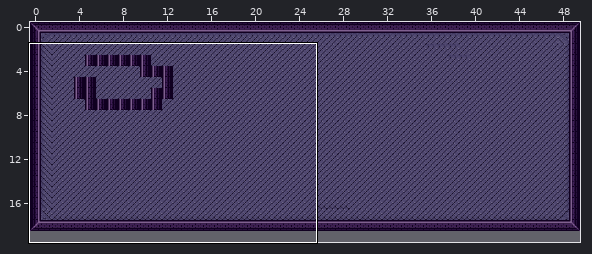
A Tiled map (JSON) gets an edit: data/tiled/maps/test_map_1.json. The picture above shows the old version from afar; the outline marks the close-up.
Close-up. Before:
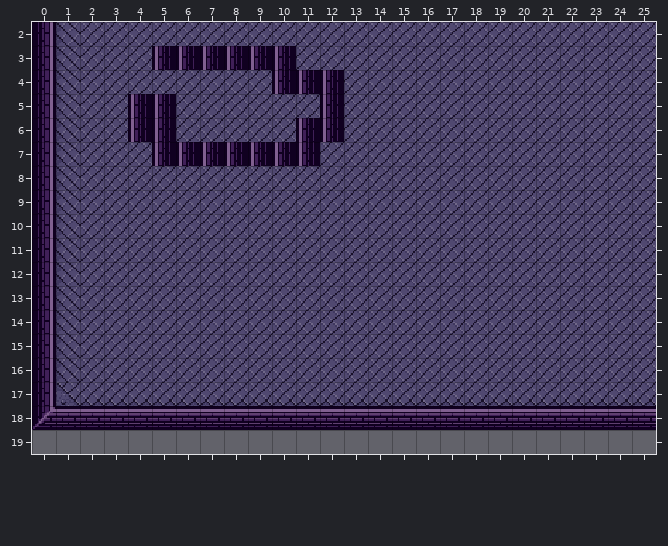
Cells are 16x16 px. Shown: x 0..25, y 2..19. The commit also changed other parts of the map, which this record leaves out.
After:
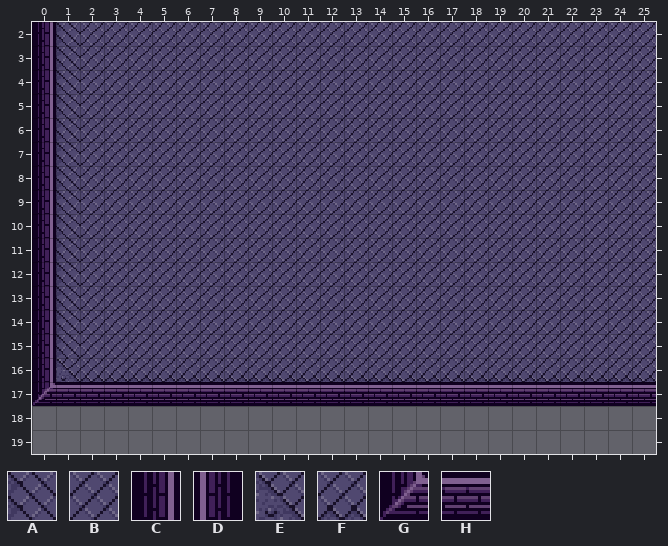
Key: from "proto_dungeon": A 8, B 9, C 13, D 15, E 16, F 17, G 21, H 22.
_ is an empty cell, . an unchanged one.
The edit:
--- layer "Tile Layer 1"
@@ x 4..12 @@
- 3 .DDDDDD..
- 4 ......DDD
- 5 DD......D
- 6 DD.....DD
- 7 .DDDDDDD.
+ 3 .BBBBBB..
+ 4 ......BBB
+ 5 BB......B
+ 6 BB.....BB
+ 7 .BBBBBBB.
@@ x 0..25 @@
-16 .ABBBBBBBBBBBBBBBBBBBBBBBB
-17 CEFFFFFFFFFFFFFFFFFFFFFFFF
-18 GHHHHHHHHHHHHHHHHHHHHHHHHH
+16 .EFFFFFFFFFFFFFFFFFFFFFFFF
+17 GHHHHHHHHHHHHHHHHHHHHHHHHH
+18 __________________________
Changed places in both close-ups, as pixel boxes (x1, y1, x2, y2):
changed: (128, 46, 344, 166)
changed: (32, 358, 656, 430)
